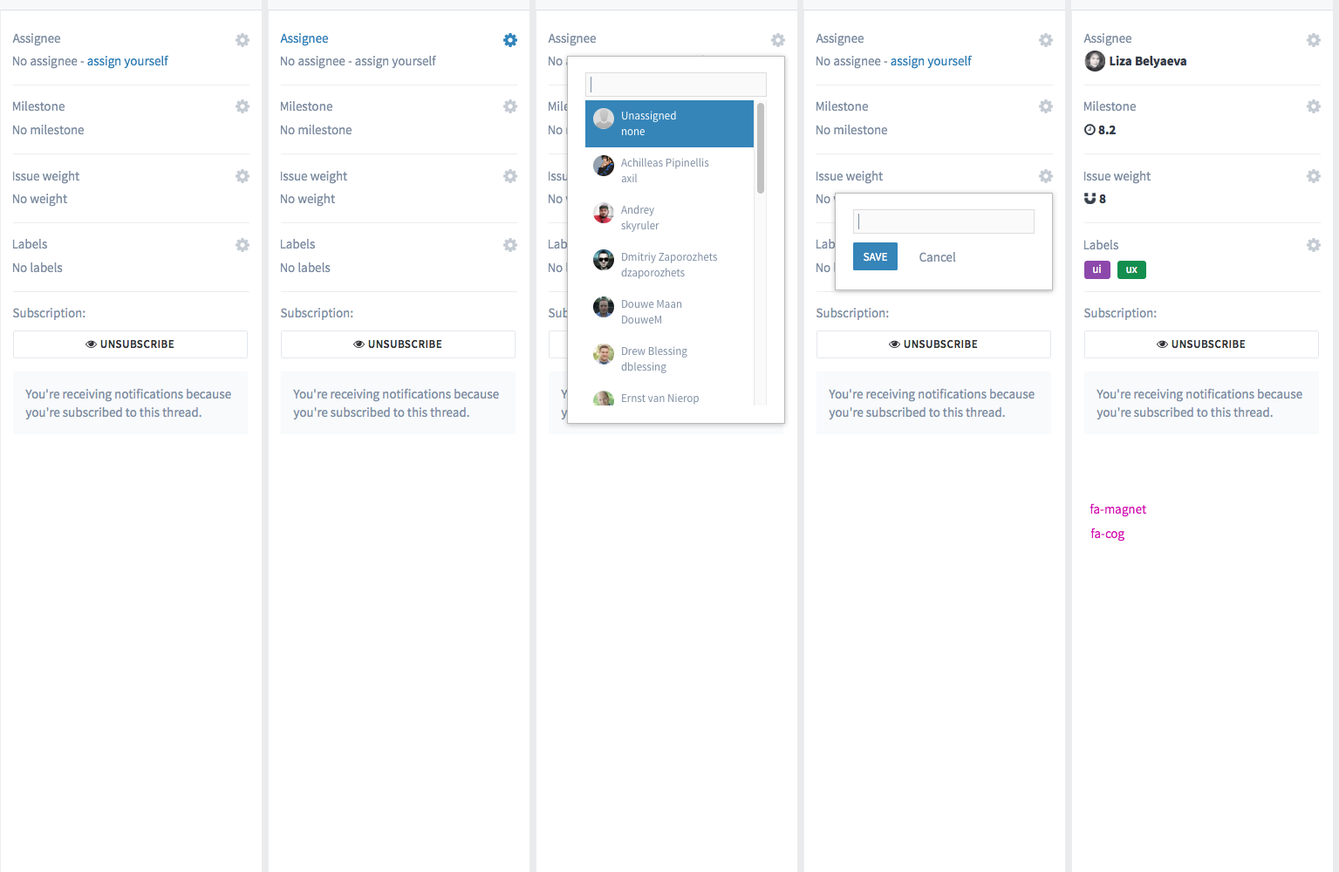
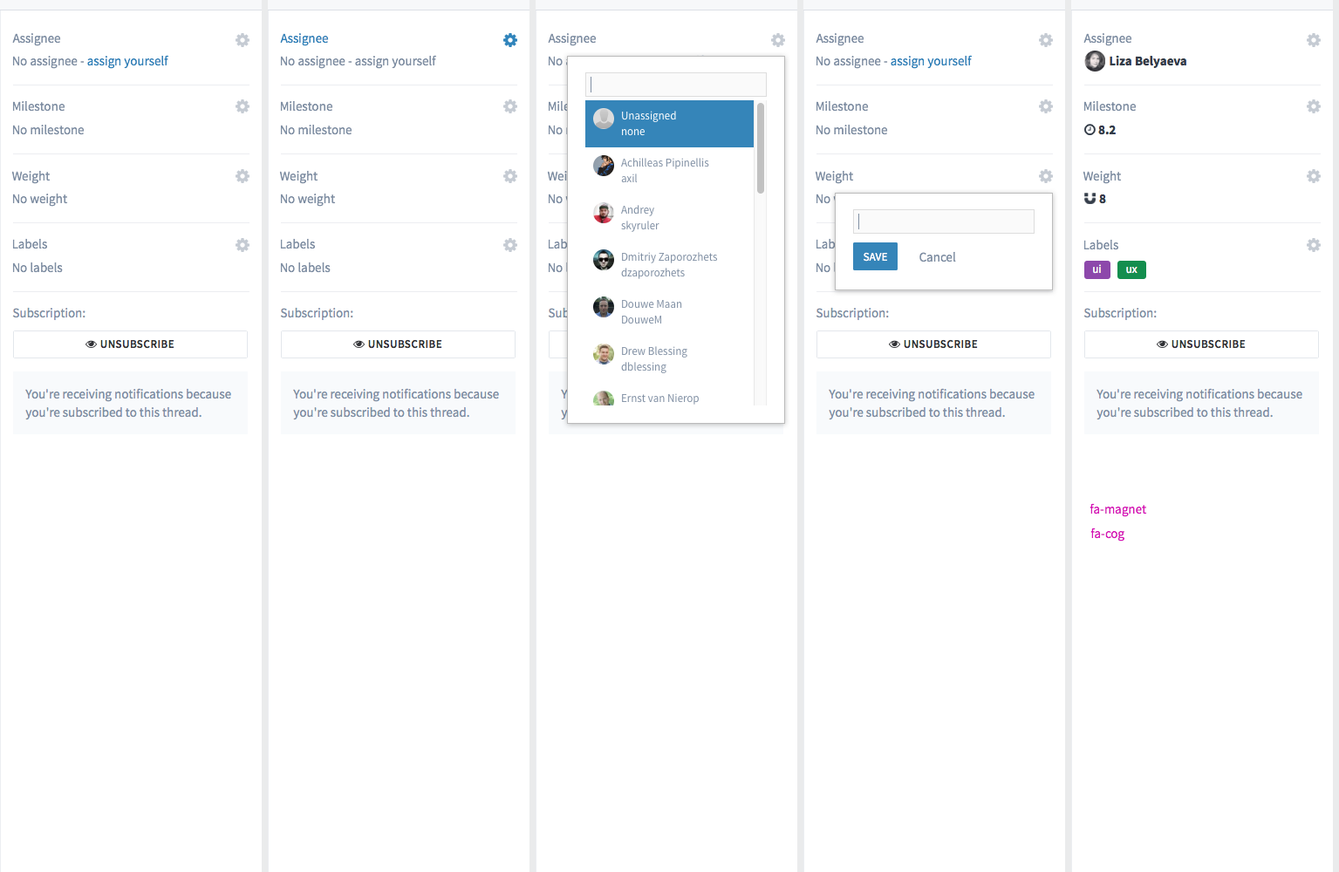
Before/after of a 1339px x 872px layered artwork. What changed in the layer stack:
renamed "Issue weight copy" to "Weight", painted on it over [1082, 170, 1152, 185]
renamed "Issue weight copy 2" to "Weight", painted on it over [279, 170, 349, 185]
renamed "Issue weight copy 2" to "Weight", painted on it over [814, 170, 884, 185]
renamed "Issue weight copy 2" to "Weight", painted on it over [546, 170, 567, 182]
renamed "Issue weight" to "Weight", painted on it over [11, 170, 81, 185]
